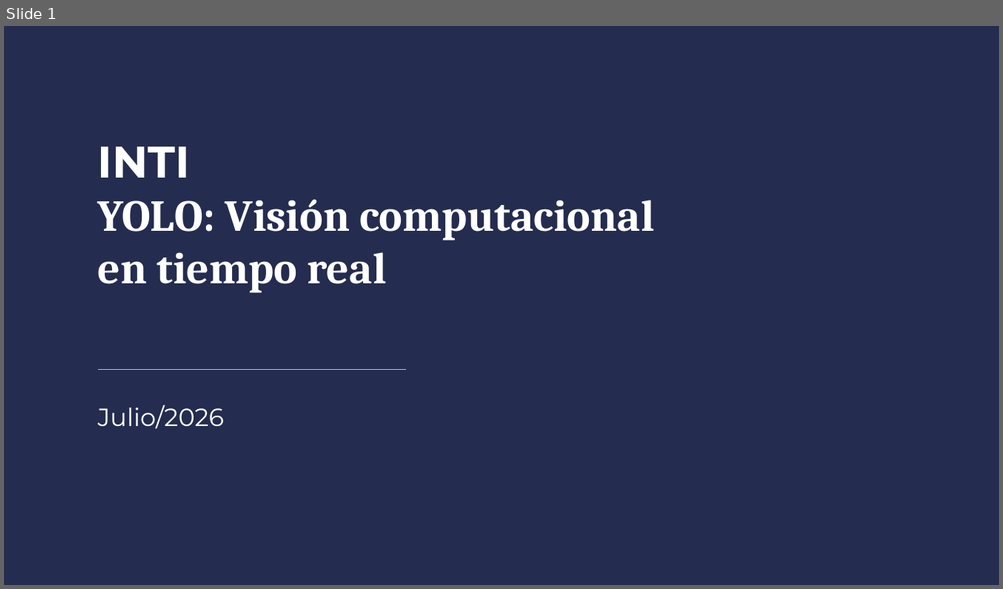
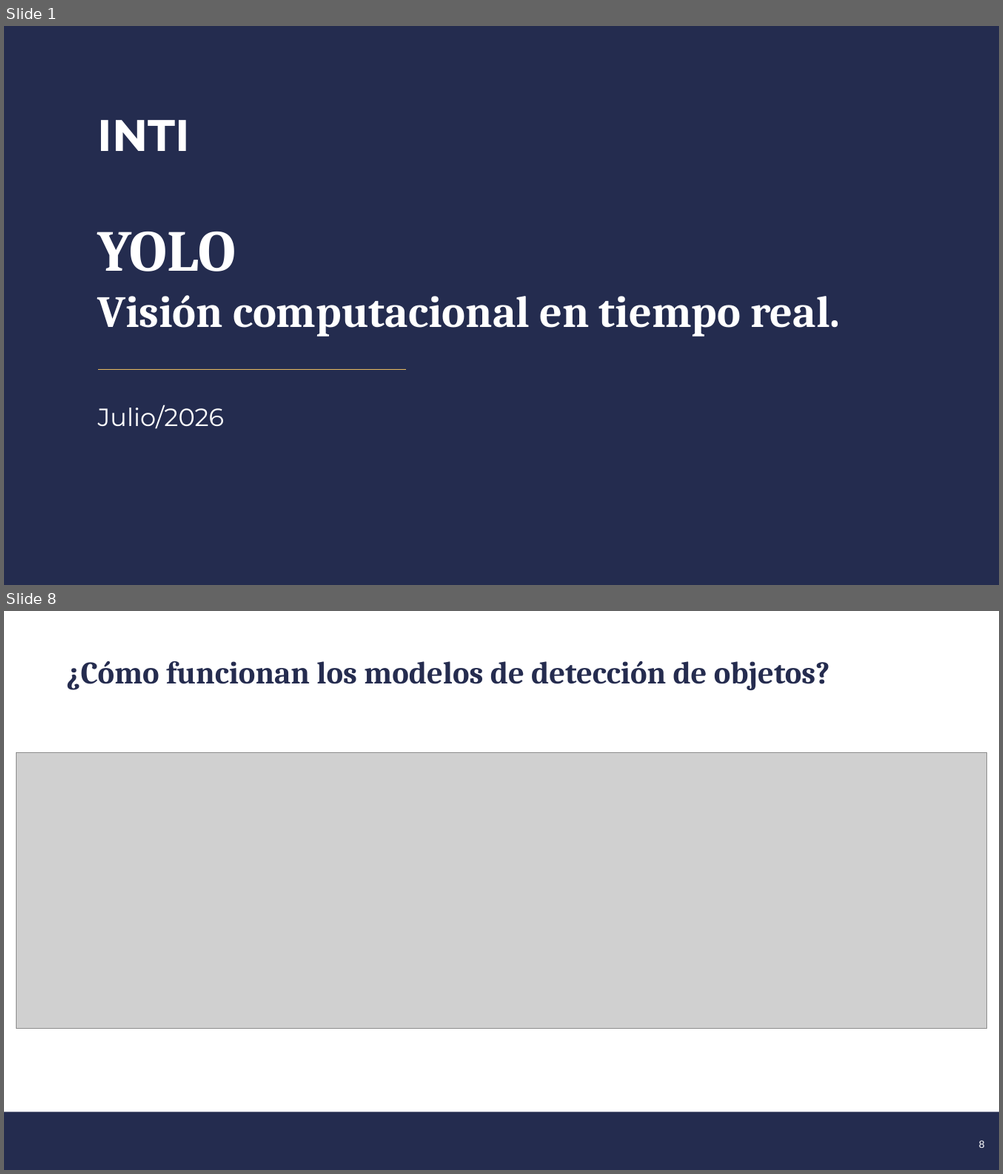
Before and after one commit to Piquelin/curso_yolo, a slide deck: YOLO_PPT_INTI_2026.pptx. Shown one above the other, each under a label of ours: slide 1 before the commit, slides 1 and 8 after it; the slides between them are not shown. The pictures are 1003x589 and 1003x1174 pixels, drawn with LibreOffice and Linux fonts; fonts in the diff are those of the drawing; grey boxes stand for pictures; background and template pictures are left out. Boxes give left, top, right and bottom in pixels: in the first picture for what was removed or moved away, otherwise in the second. Text is boxed around its words. In the diff, an @@ line names an element or a change of style, - is before the commit and + after.

```diff
--- a/YOLO_PPT_INTI_2026.pptx
+++ b/YOLO_PPT_INTI_2026.pptx
@@ slide 8 added at [4, 611, 999, 1170], background #FFFFFF @@
@@ text added at [66, 661, 830, 691], 30.3 pt, text #252C4F, bold @@
+¿Cómo funcionan los modelos de detección de objetos?
@@ picture added at [17, 753, 987, 1029] @@
@@ rectangle added at [4, 1113, 999, 1170], fill #242C4F @@
@@ page number added at [979, 1141, 984, 1148], 10 pt, text #FFFFFF @@
+8
@@ slide 1 changed as well @@
@@ text "INTI": place and size @@
-text "INTI" at [98, 147, 654, 293]
+text "INTI" at [98, 120, 839, 337]
@@ text at [98, 232, 839, 337]: text changed; size 42.7 to 43 pt @@
-YOLO: Visión computacional
-en tiempo real
+YOLO
+Visión computacional en tiempo real.
```
Also in this commit, not shown: 10 other slides changed, 10 other slides added.
